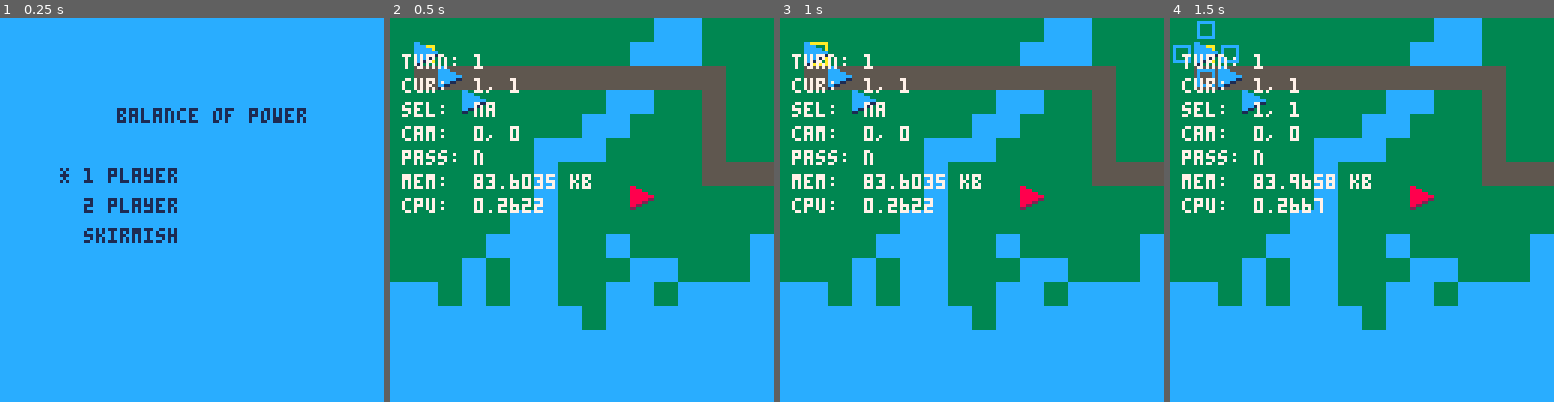
Above: before the commit, frames 1-4 (left to right).
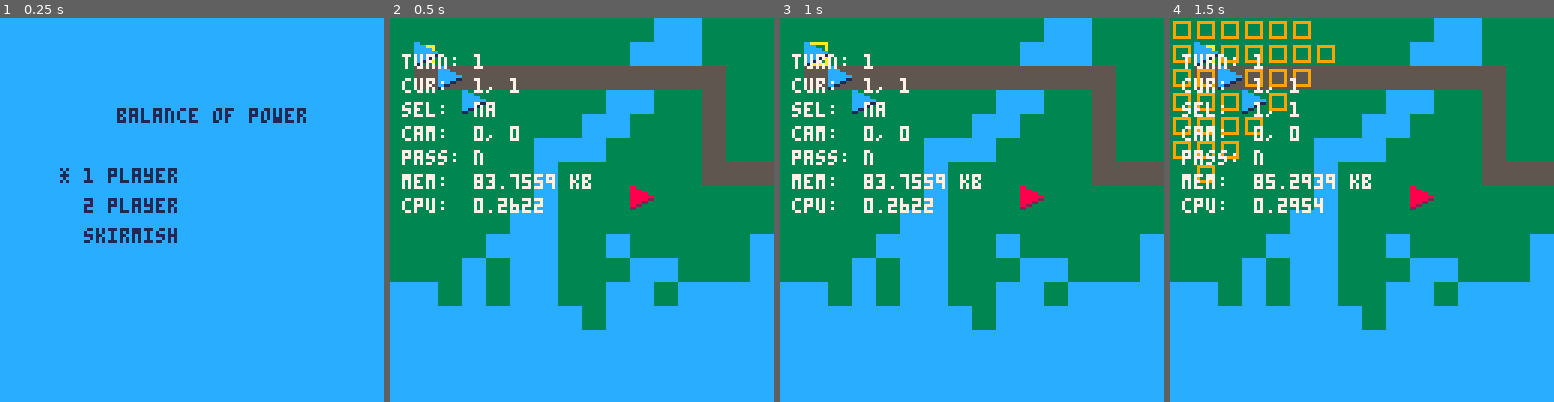
Above: after the commit, the same moments.

Repository: chrisallenlane/balance-of-power
Game: PICO-8 cartridge balance-of-power.p8
Two runs of this game, one before a commit and one after it. Both use one fixed random seed, a clock stepped at 60 frames per second and the inputs below.
Inputs:
- Up to frame 1 (0.25 s): no input
- Up to frame 2 (0.5 s): tap X (X key) at 0.33 s
- Up to frame 3 (1 s): tap O (Z key) at 0.7 s
- Up to frame 4 (1.5 s): tap X (X key) at 1.07 s

Frame 1 is identical in both runs. In frame 2, 0.1% of the frame differs, in the area x 31-43%, y 40-45%; in frame 3, 0.1%; in frame 4, 3.4%, in the area x 0-43%, y 0-51%.

Commit message:
feat(Radius): recursive radius search
Implement recursive algorithm for determining the unit movement radius.

Diff:
--- a/balance-of-power.p8
+++ b/balance-of-power.p8
@@ -57,12 +57,12 @@
 0aaaaaa0555555550000000000000000000000000000000000000000000000000000000000000000000000000000000000000000000000000000000000000000
 00000000555555550000000000000000000000000000000000000000000000000000000000000000000000000000000000000000000000000000000000000000
 00000000ffffffff0000000000000000000000000000000000000000000000000000000000000000000000000000000000000000000000000000000000000000
-0cccccc0ffffffff0000000000000000000000000000000000000000000000000000000000000000000000000000000000000000000000000000000000000000
-0c0000c0ffffffff0000000000000000000000000000000000000000000000000000000000000000000000000000000000000000000000000000000000000000
-0c0000c0ffffffff0000000000000000000000000000000000000000000000000000000000000000000000000000000000000000000000000000000000000000
-0c0000c0ffffffff0000000000000000000000000000000000000000000000000000000000000000000000000000000000000000000000000000000000000000
-0c0000c0ffffffff0000000000000000000000000000000000000000000000000000000000000000000000000000000000000000000000000000000000000000
-0cccccc0ffffffff0000000000000000000000000000000000000000000000000000000000000000000000000000000000000000000000000000000000000000
+09999990ffffffff0000000000000000000000000000000000000000000000000000000000000000000000000000000000000000000000000000000000000000
+09000090ffffffff0000000000000000000000000000000000000000000000000000000000000000000000000000000000000000000000000000000000000000
+09000090ffffffff0000000000000000000000000000000000000000000000000000000000000000000000000000000000000000000000000000000000000000
+09000090ffffffff0000000000000000000000000000000000000000000000000000000000000000000000000000000000000000000000000000000000000000
+09000090ffffffff0000000000000000000000000000000000000000000000000000000000000000000000000000000000000000000000000000000000000000
+09999990ffffffff0000000000000000000000000000000000000000000000000000000000000000000000000000000000000000000000000000000000000000
 00000000ffffffff0000000000000000000000000000000000000000000000000000000000000000000000000000000000000000000000000000000000000000
 88000000000000000000000000000000000000000000000000000000000000000000000000000000000000000000000000000000000000000000000000000000
 88880000000000000000000000000000000000000000000000000000000000000000000000000000000000000000000000000000000000000000000000000000
--- a/src/cursor.lua
+++ b/src/cursor.lua
@@ -43,7 +43,7 @@
         -- if a player unit is available beneath the cursor, select it
         if unit and unit.player == Turn.player then
             self.sel = unit
-            Radius:update(unit.cell.x, unit.cell.y, 1)
+            Radius:update(unit.cell.x, unit.cell.y, 3)
 
             -- if there is no unit beneath our cursor, and we have a unit
             -- selected, and the terrain beneath our cursor is passable, move the
--- a/src/radius.lua
+++ b/src/radius.lua
@@ -1,11 +1,24 @@
 Radius = {cells = {}}
 
 -- draw a radius at the specified coordinates
-function Radius:update(x, y)
+function Radius:update(x, y, mvmt)
     -- clear the prior radius
     self:clear()
+    self:search(x, y, mvmt)
+end
 
-    for _, cell in pairs(self.near(x, y)) do self:append(cell.x, cell.y) end
+-- TODO: account for "reachability"
+function Radius:search(x, y, mvmt)
+    for _, cell in pairs(Radius.near(x, y)) do
+        if Cell.passable(cell.x, cell.y, Map.current) then
+            self:append(cell.x, cell.y)
+            -- limit recursive depth
+            if mvmt >= 0 then
+                -- TODO: decrement by tile movement cost
+                Radius:search(cell.x, cell.y, mvmt - 1)
+            end
+        end
+    end
 end
 
 -- append the specified coordinate pair to set of radius cells
@@ -25,6 +38,7 @@
 end
 
 -- filter to cells that are reachable with `move` movement points
+--[[
 function Radius.reachable(cells, move)
     local reach = {}
     for _, cell in pairs(cells) do
@@ -32,6 +46,7 @@
     end
     return reach
 end
+--]]
 
 -- return true if x,y is among the cells within the radius
 function Radius:contains(x, y)
@@ -41,7 +56,6 @@
 -- reset the radius coordinates
 function Radius:clear()
     self.cells = {}
-    self.radius = nil
 end
 
 -- draw the radius to the map
Not shown, changed: TODO
